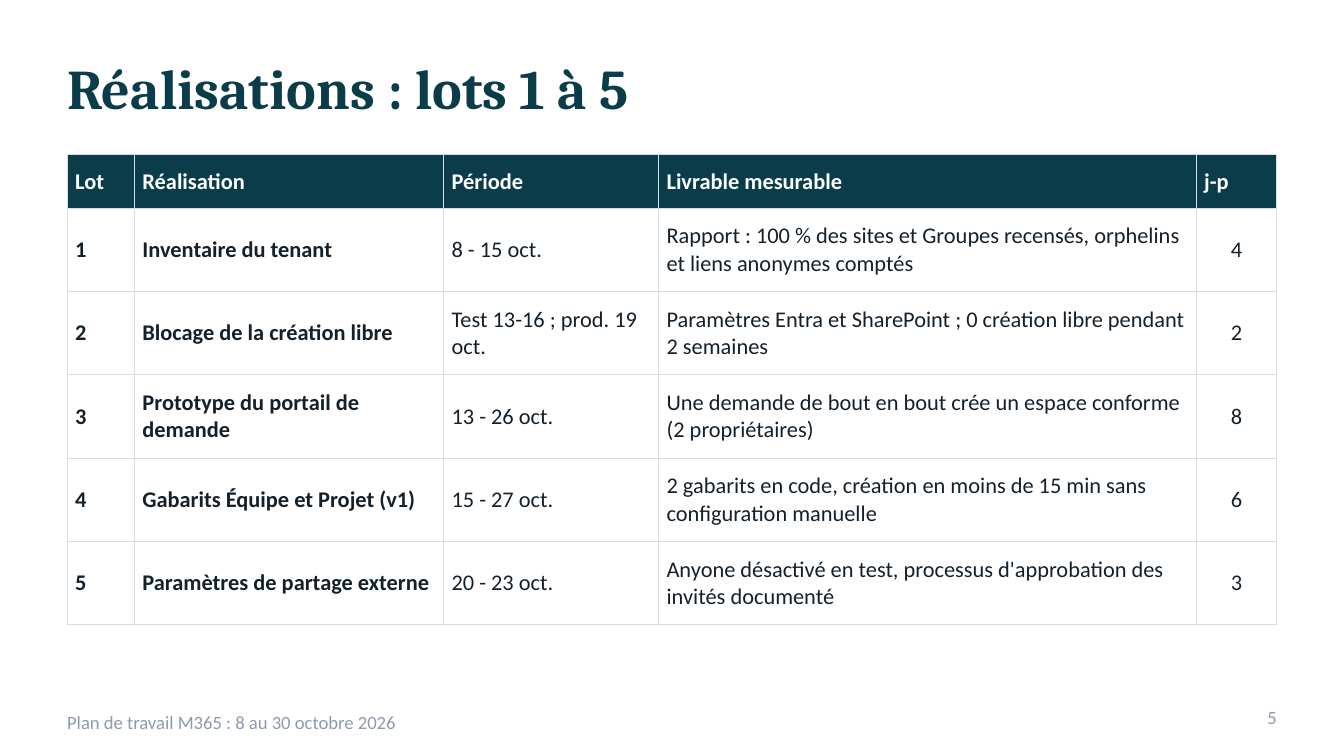
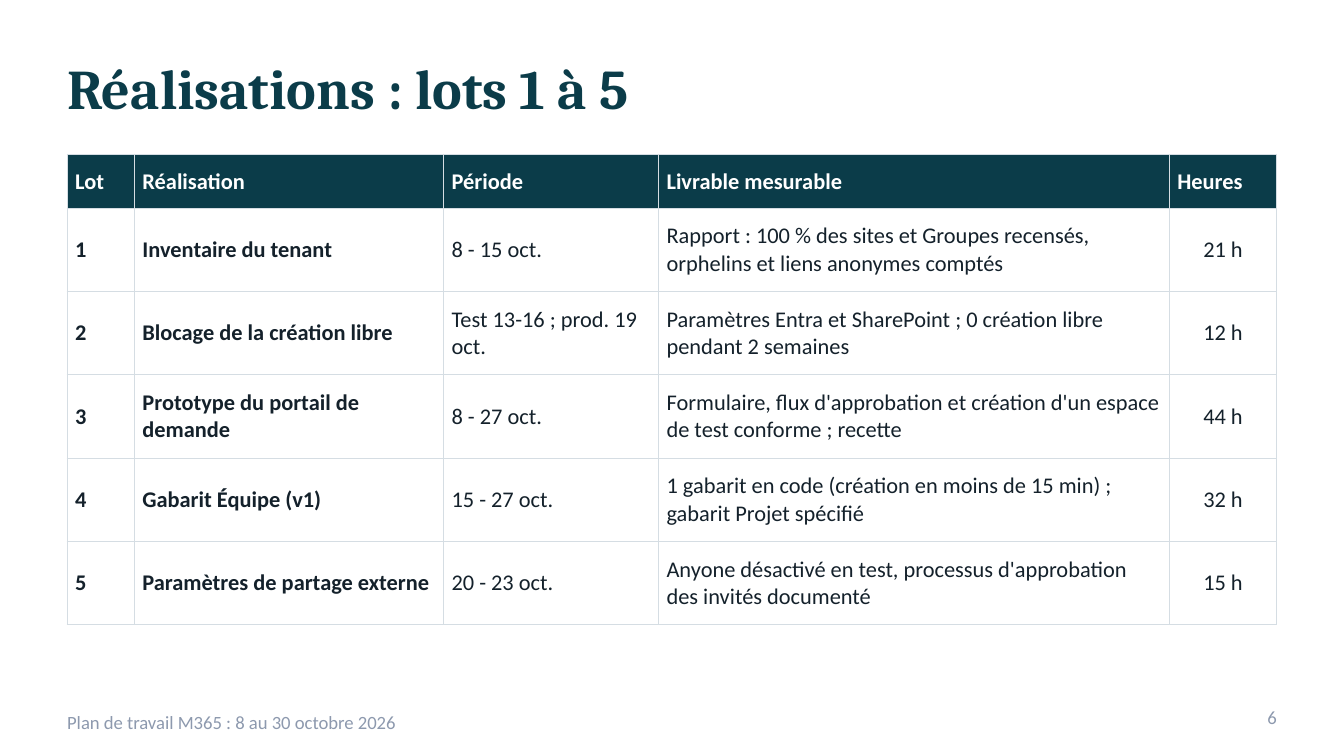
Before and after one commit to SEMTech42/DEV_Copilot, a slide deck: slide 6 of Presentation-Plan-Octobre-M365.pptx (slide 5 before the commit). Drawn at 1344x756 pixels with LibreOffice and Linux fonts; fonts in the diff are those of the drawing. Boxes give left, top, right and bottom in pixels: in the first picture for what was removed or moved away, otherwise in the second. Text is boxed around its words. In the diff, an @@ line names an element or a change of style, - is before the commit and + after.

```diff
--- a/Presentation-Plan-Octobre-M365.pptx
+++ b/Presentation-Plan-Octobre-M365.pptx
@@ table at [67,155,1277,608] @@
-row 1, column 5: j-p
+row 1, column 5: Heures
-row 2, column 5: 4
+row 2, column 5: 21 h
-row 3, column 5: 2
+row 3, column 5: 12 h
-row 4: 3 | Prototype du portail de demande | 13 - 26 oct. | Une demande de bout en bout crée un espace conforme (2 propriétaires) | 8
+row 4: 3 | Prototype du portail de demande | 8 - 27 oct. | Formulaire, flux d'approbation et création d'un espace de test conforme ; recette | 44 h
-row 5: 4 | Gabarits Équipe et Projet (v1) | 15 - 27 oct. | 2 gabarits en code, création en moins de 15 min sans configuration manuelle | 6
+row 5: 4 | Gabarit Équipe (v1) | 15 - 27 oct. | 1 gabarit en code (création en moins de 15 min) ; gabarit Projet spécifié | 32 h
-row 6, column 5: 3
+row 6, column 5: 15 h
@@ page number at [1267,711,1276,724]: text changed @@
-5
+6
```
Also in this commit, not shown: 7 other slides changed, 2 slides added, 1 slide removed, 1 other file.
